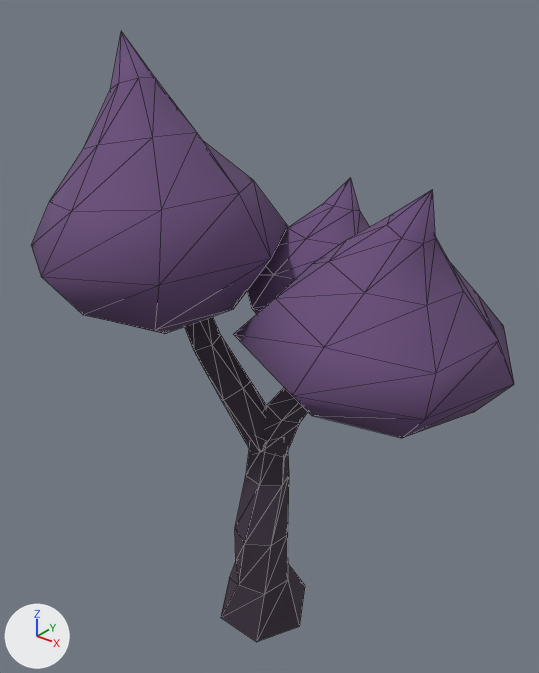
Two versions of the glTF model assets/cenario/arvore/arvore_3.glb, one commit apart.
One viewpoint serves both versions: a camera (50 mm lens) standing at (0.925, -1.13, 1.457) and looking at (-0.036, 0.071, 0.712). Arrows for +X, +Y and +Z are at lower left; the lights stay in place. The picture after the commit comes second. Mesh edges are drawn as thin lines. Vertices at exactly the same position are counted once.

The first picture shows 'arvore_3'.
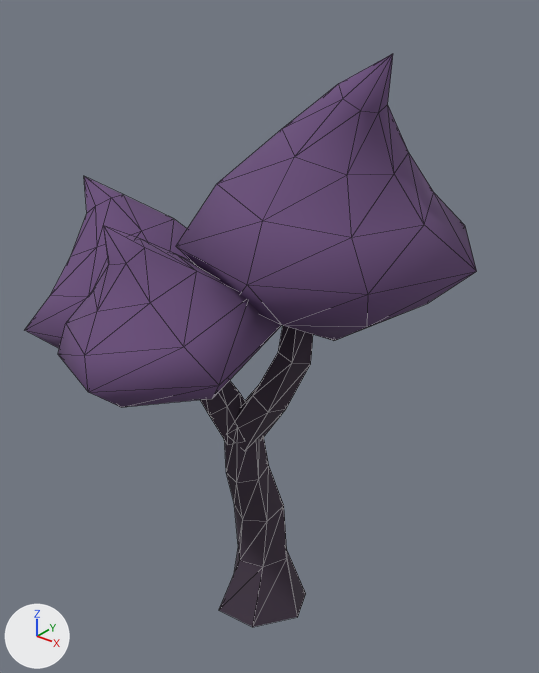
Changed parts and their boxes (x1, y1, x2, y2) in the pictures (539 x 673 px; the box of a moved part takes in the faces that stretch with it):
'arvore_3', reshaped (6% narrower, 6% shorter)
    before: (31, 31, 514, 642)
    after: (25, 54, 477, 627)
part 1 of me_arvore_3, moved or reshaped
    before: (221, 437, 305, 642)
    after: (219, 430, 306, 627)
part 2 of me_arvore_3, moved or reshaped
    before: (31, 31, 514, 458)
    after: (25, 54, 477, 451)

The change in detail:
me_arvore_3 is used by ob_arvore_3; location (0.0, 0.0, 0.0).
me_arvore_3 had 186 vertices, 328 faces and spanned x -0.524..0.523, y -0.362..0.443, z -0.045..1.353.
me_arvore_3 now has 186 vertices, 328 faces and spans x -0.655..0.413, y -0.424..0.364, z -0.05..1.338.
me_arvore_3 part 1: the loose piece of 30 vertices spanning x -0.115..0.117, y -0.102..0.104, z -0.045..0.524 is multiplied about the mesh origin by the matrix ((-0.994, -0.062, -0.087), (0.061, -0.998, 0.005), (-0.087, 0.0, 0.996)).
me_arvore_3 part 2: 156 of 186 vertices moved; they spanned x -0.524..0.523, y -0.362..0.443, z 0.453..1.353 and now span x -0.655..0.413, y -0.424..0.364, z 0.454..1.338; mean shift (-0.117, -0.081, -0.009); largest move (0.523, 0.1, 0.772) -> (-0.655, -0.066, 0.689).
